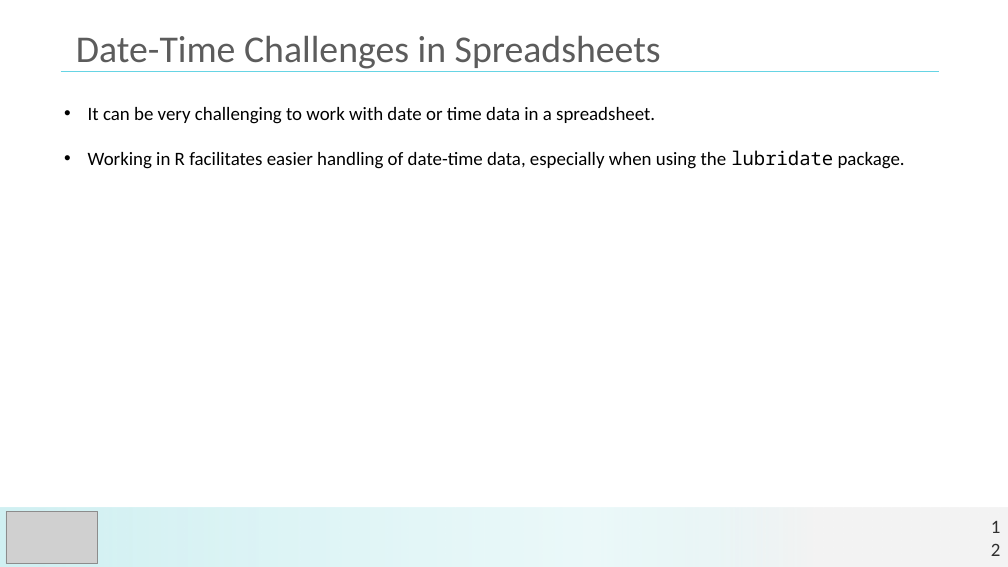
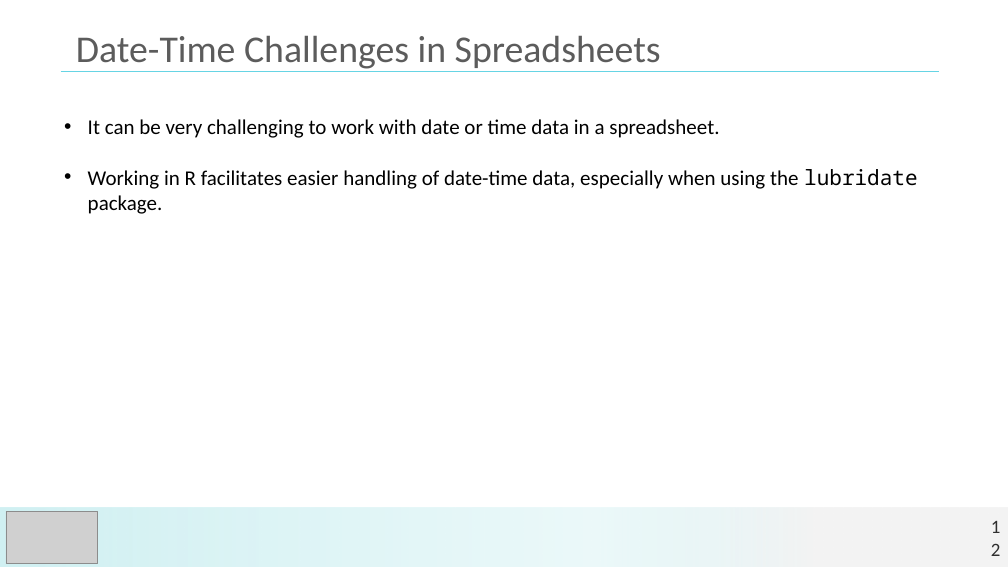
Before and after one commit to jmgraham30/SWBmodules, a slide deck: slide 12 of slides/date_time_lecture.pptx. Drawn at 1008x567 pixels with LibreOffice and Linux fonts; fonts in the diff are those of the drawing; grey boxes stand for pictures. Boxes give left, top, right and bottom in pixels: in the first picture for what was removed or moved away, otherwise in the second. Text is boxed around its words. In the diff, an @@ line names an element or a change of style, - is before the commit and + after.

```diff
--- a/slides/date_time_lecture.pptx
+++ b/slides/date_time_lecture.pptx
@@ text "It can be very challenging ...": place and size @@
-text "It can be very challenging ..." at <box>88,107,905,169</box>
+text "It can be very challenging ..." at <box>88,119,917,214</box>
@@ text "It can be very challenging ..." at <box>88,119,917,214</box>: size 18 to 20 pt @@
```
Also in this commit, not shown: 17 other slides changed, 5 other files.
